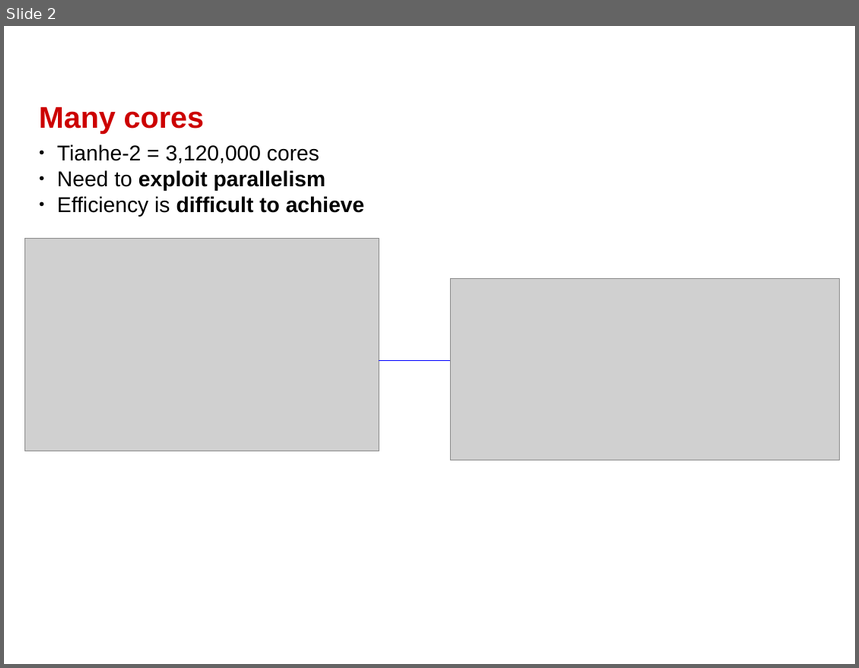
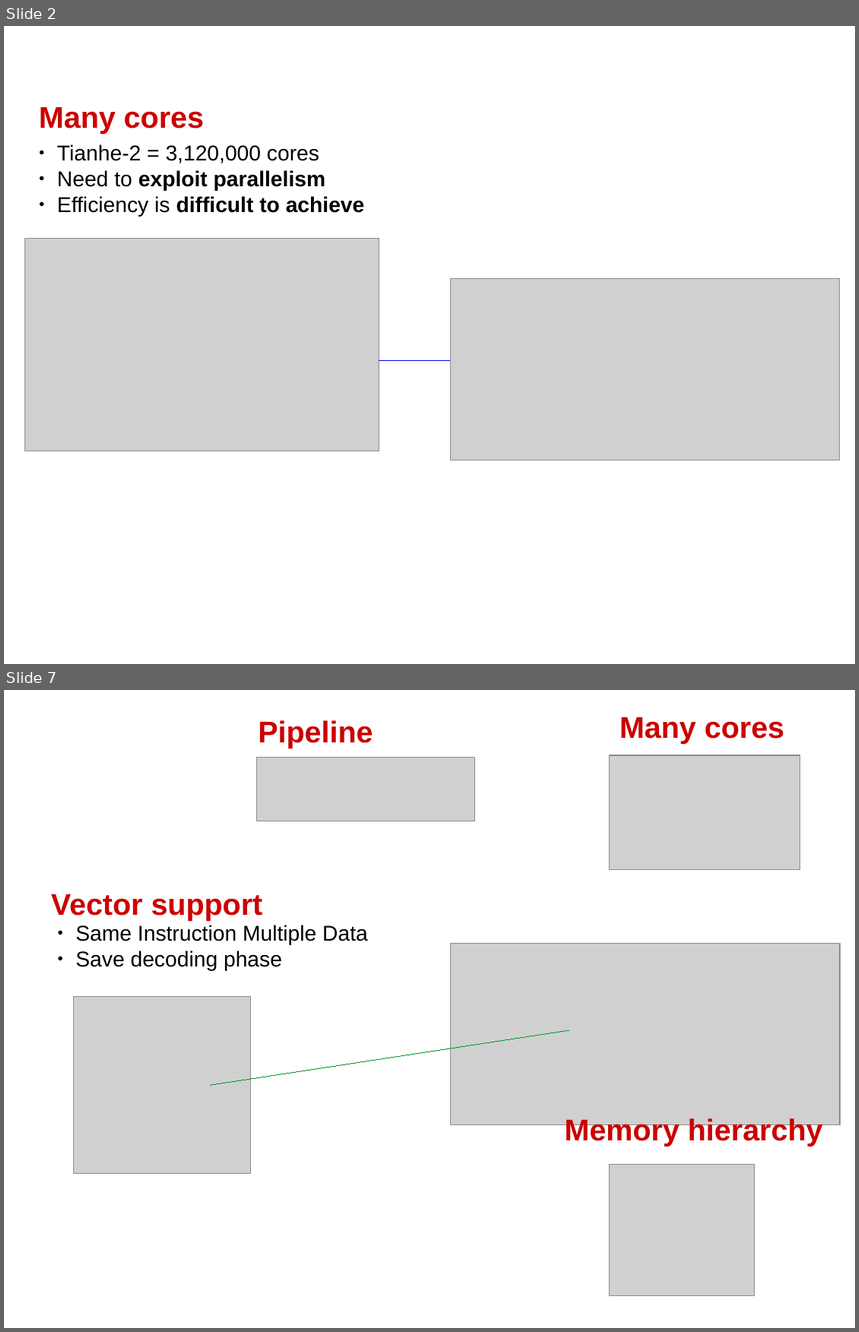
Before and after one commit to swhatelse/M2_internship, a slide deck: org/Presentations/defense/model/HPC.odp. Shown one above the other, each under a label of ours: slide 2 before the commit, slides 2 and 7 after it; the slides between them are not shown. The pictures are 859x668 and 859x1332 pixels, drawn with LibreOffice and Linux fonts; fonts in the diff are those of the drawing; grey boxes stand for pictures. Boxes give left, top, right and bottom in pixels: in the first picture for what was removed or moved away, otherwise in the second. Text is boxed around its words. In the diff, an @@ line names an element or a change of style, - is before the commit and + after.

```diff
--- a/org/Presentations/defense/model/HPC.odp
+++ b/org/Presentations/defense/model/HPC.odp
@@ slide 7 added at <box>4,690,855,1328</box>, background #FFFFFF @@
@@ text added at <box>258,720,373,748</box>, 28 pt, text #CC0000, bold @@
+Pipeline
@@ text added at <box>620,717,785,743</box>, 28 pt, text #CC0000, bold @@
+Many cores
@@ picture added at <box>256,757,475,821</box> @@
@@ picture added at <box>610,755,800,871</box> @@
@@ text added at <box>51,894,263,921</box>, 28 pt, text #CC0000, bold @@
+Vector support
@@ text added at <box>75,925,368,971</box>, 20 pt, text #000000 @@
+● Same Instruction Multiple Data
+● Save decoding phase
@@ picture added at <box>450,943,841,1125</box> @@
@@ picture added at <box>74,998,251,1174</box> @@
@@ line added from (211, 1085) to (569, 1030), #009933 0 pt @@
@@ text added at <box>565,1119,823,1147</box>, 28 pt, text #CC0000, bold @@
+Memory hierarchy
@@ picture added at <box>610,1165,756,1296</box> @@
```
Also in this commit, not shown: 4 slides changed, 2 other slides added, 1 slide removed.
